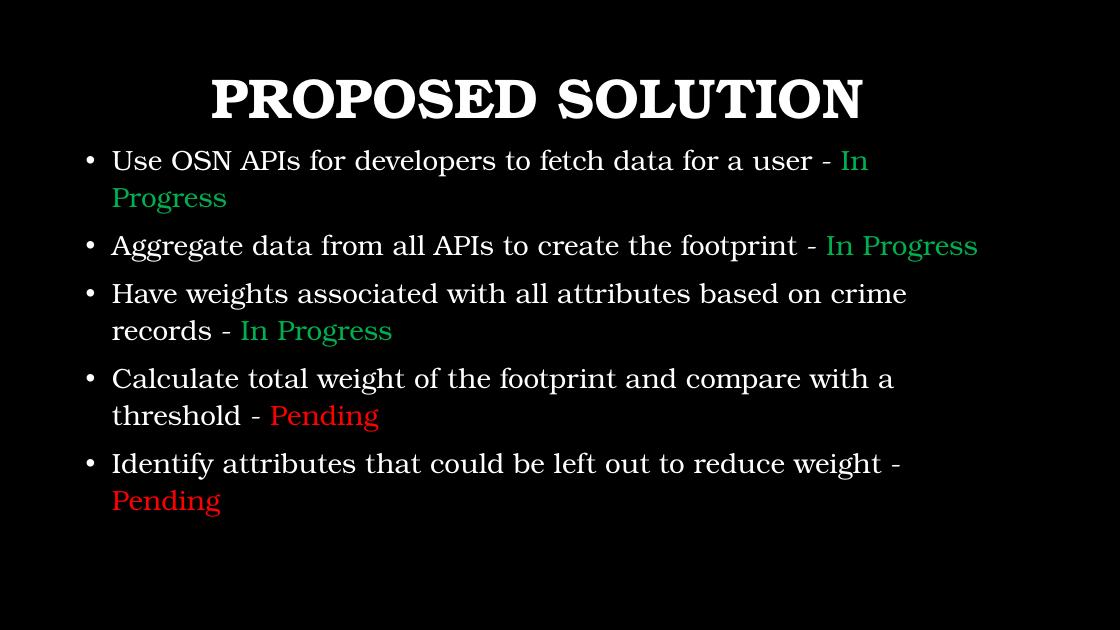
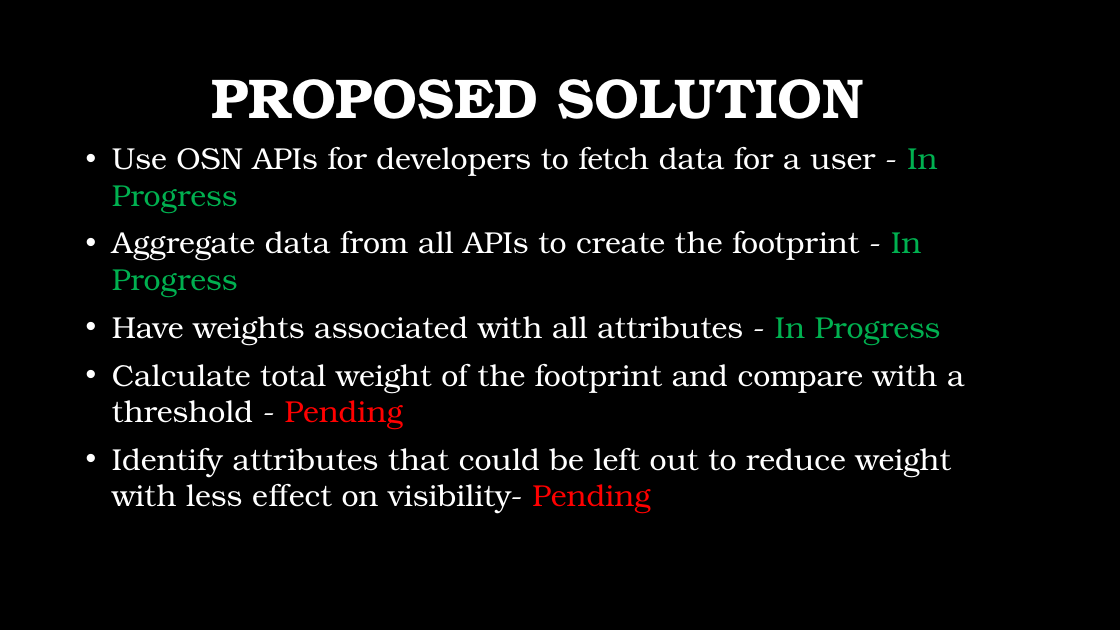
Before and after one commit to mickeymv/socialFootprint, a slide deck: slide 5 of MidtermPpt.pptx. Drawn at 1120x630 pixels with LibreOffice and Linux fonts; fonts in the diff are those of the drawing; background and template pictures are left out. Boxes give left, top, right and bottom in pixels: in the first picture for what was removed or moved away, otherwise in the second. Text is boxed around its words. In the diff, an @@ line names an element or a change of style, - is before the commit and + after.

```diff
--- a/MidtermPpt.pptx
+++ b/MidtermPpt.pptx
@@ text at [112,146,965,429]: size 23.8 to 25.9 pt in "Use OSN APIs for developers to fetch ...", "Aggregate data from all APIs to create ...", "Calculate total weight of the footprint and ..."; line spacing 1.1 to 1 @@
@@ text at [112,316,941,345]: text changed; size 23.8 to 25.9 pt @@
-• Have weights associated with all attributes based on crime records - In Progress
+• Have weights associated with all attributes - In Progress
@@ text at [112,447,951,513]: text changed; size 23.8 to 25.9 pt @@
-• Identify attributes that could be left out to reduce weight - Pending
+• Identify attributes that could be left out to reduce weight with less effect on visibility- Pending
```
Also in this commit, not shown: 1 other slide changed, 2 slides added, 1 slide removed.
